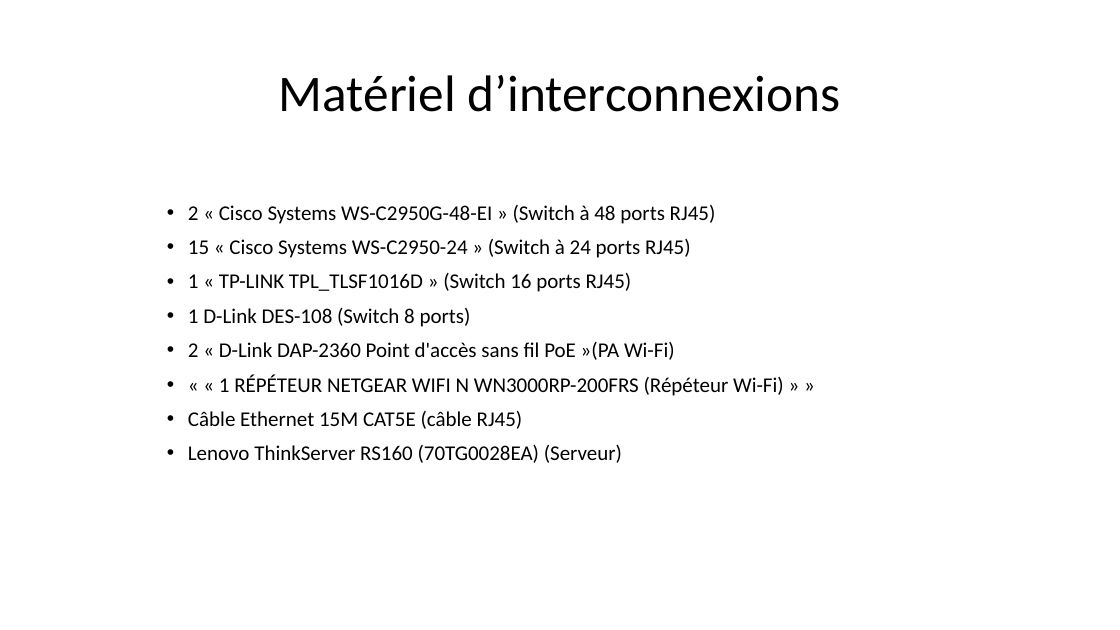
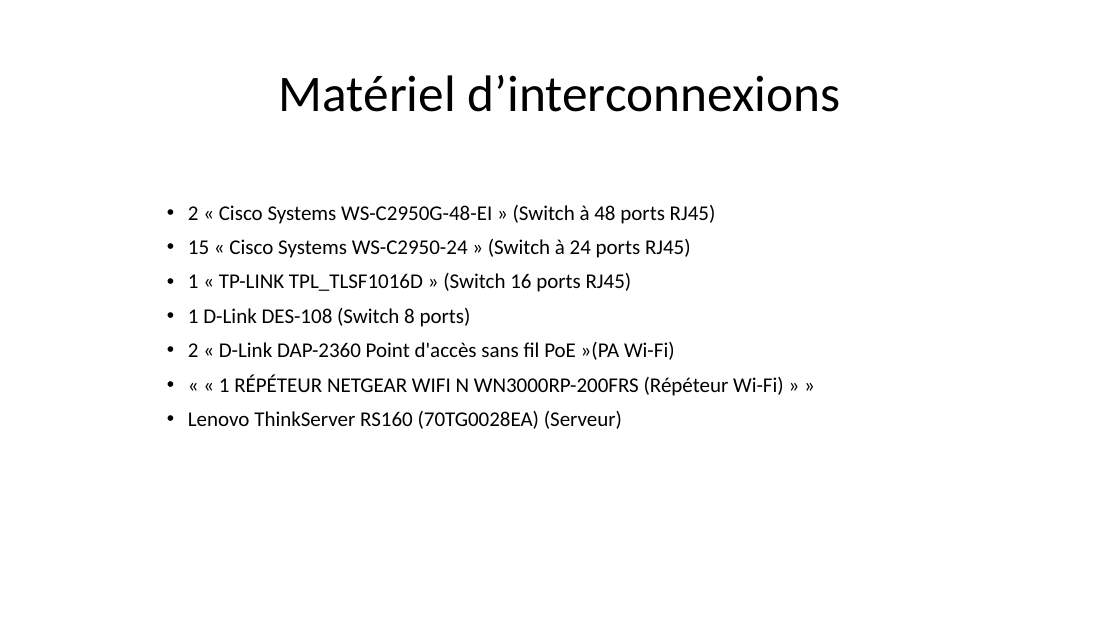
Before and after one commit to Exia-Jellyfish/UE-2-Ces-Esport-GRP1, a slide deck: slide 3 of Projet_Réseau/Projet 2.pptx. Drawn at 1120x630 pixels with LibreOffice and Linux fonts; fonts in the diff are those of the drawing. Boxes give left, top, right and bottom in pixels: in the first picture for what was removed or moved away, otherwise in the second. Text is boxed around its words. In the diff, an @@ line names an element or a change of style, - is before the commit and + after.

```diff
--- a/Projet_Réseau/Projet 2.pptx
+++ b/Projet_Réseau/Projet 2.pptx
@@ text at [188,411,523,429]: paragraph removed @@
-• Câble Ethernet 15M CAT5E (câble RJ45)
```
Also in this commit, not shown: 1 other slide changed, 1 slide added.
